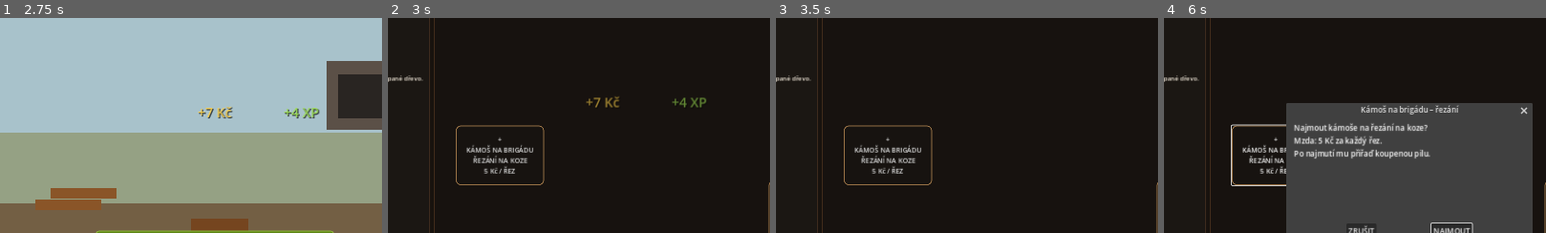
Above: before the commit, frames 1-4 (left to right).
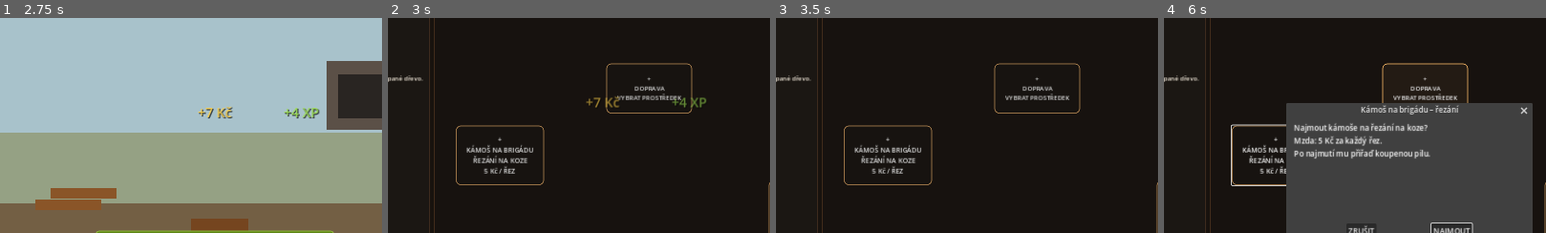
Above: after the commit, the same moments.

Repository: welewan-code/Lumberjack-John
Game: Godot game, scene res://Main.tscn
Two runs of this game, one before a commit and one after it. Both use one fixed random seed, a clock stepped at 60 frames per second and the inputs below.
Inputs (mouse positions are % of the whole screen's width and height, from its top left):
- Up to frame 1 (2.75 s): click "SEKNOUT" at 0.5 s; click "ODEJÍT Z PRÁCE" at 1.25 s; click "PŘIJMOUT PRÁCI" at 2 s
- Up to frame 2 (3 s): click "FIRMA" at 2.75 s
- Up to frame 3 (3.5 s): no input
- Up to frame 4 (6 s): click "+ KÁMOŠ NA BRIGÁDU ŘEZÁNÍ NA …" at 3.5 s; click "+ KÁMOŠ NA BRIGÁDU ŠTÍPÁNÍ 2 …" at 4.25 s; click "ŠPALEK ŠTÍPAT" at 5 s; click (52, 29) at 5.75 s, where only the run after the commit has a clickable "+ DOPRAVA VYBRAT PROSTŘEDEK"
The pictures show only the part of the screen within x 18-68%, y 12-62%; the shares and areas given below are measured in that part.

Frame 1 is identical in both runs. In frame 2, 1.0% of the frame differs, in the area x 57-80%, y 20-45%; in frame 3, 1.0%; in frame 4, 0.9%.

Commit message:
Enable transport UI autoload

Diff:
--- a/project.godot
+++ b/project.godot
@@ -12,6 +12,7 @@
 AxeAnimator="*res://axe_animator.gd"
 TabRouter="*res://tab_router.gd"
 CompanyUI="*res://company_ui.gd"
+TransportUI="*res://transport_ui.gd"
 
 [display]
 window/size/viewport_width=1600
